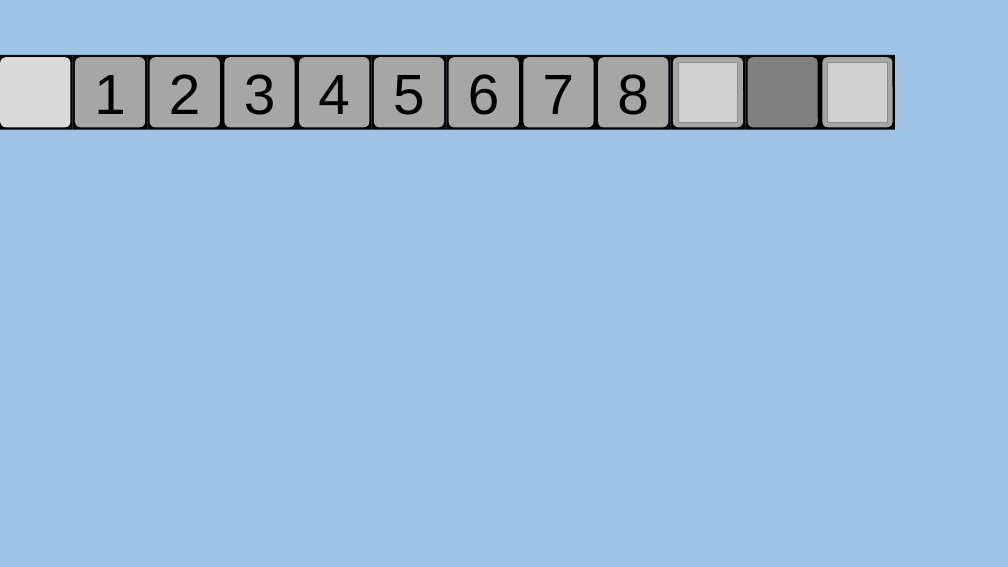
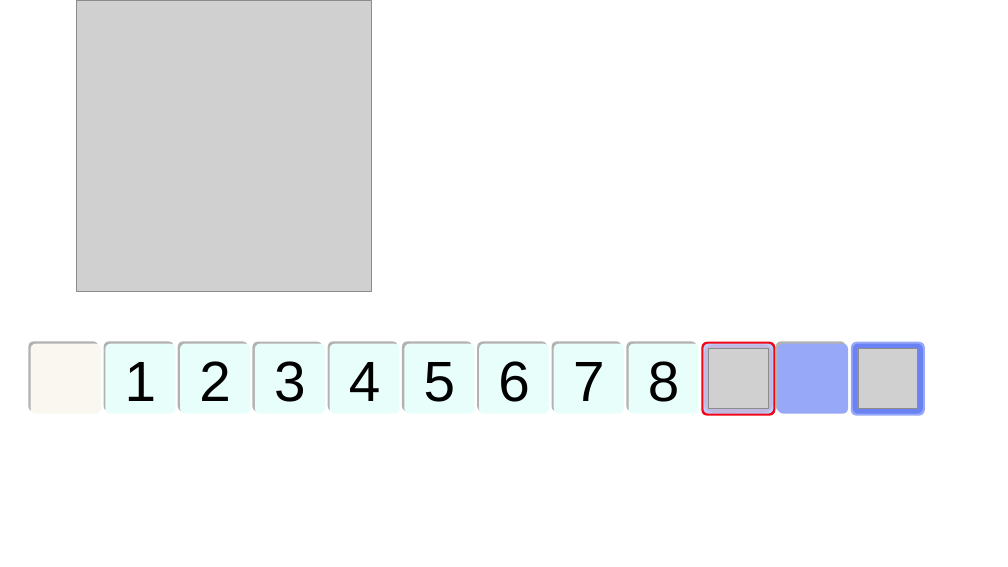
Before and after one commit to hviiet/SFML-Minesweeper, a slide deck: slide 4 of temp.pptm (slide 3 before the commit). Drawn at 1008x567 pixels with LibreOffice and Linux fonts; fonts in the diff are those of the drawing; grey boxes stand for pictures. Boxes give left, top, right and bottom in pixels: in the first picture for what was removed or moved away, otherwise in the second. Text is boxed around its words. In the diff, an @@ line names an element or a change of style, - is before the commit and + after.

```diff
--- a/temp.pptm
+++ b/temp.pptm
@@ background #9DC3E6 to #FFFFFF @@
@@ picture added at (77,0,371,291) @@
@@ rectangle removed at (0,55,73,130) @@
@@ rounded rectangle removed at (0,57,70,128) @@
@@ rectangle removed at (73,55,147,130) @@
@@ rectangle removed at (147,55,222,130) @@
@@ rectangle removed at (222,55,297,130) @@
@@ rectangle removed at (297,55,372,130) @@
@@ rectangle removed at (372,55,447,130) @@
@@ rectangle removed at (446,55,521,130) @@
@@ rectangle removed at (521,55,596,130) @@
@@ rectangle removed at (596,55,671,130) @@
@@ rectangle removed at (671,55,746,130) @@
@@ rounded rectangle removed at (673,57,743,128) @@
@@ rectangle removed at (746,55,820,130) @@
@@ rounded rectangle removed at (748,57,818,128) @@
@@ rectangle removed at (820,55,895,130) @@
@@ rounded rectangle removed at (823,57,893,128) @@
@@ 8 rounded rectangles, 2 pictures: place and size @@
-8 rounded rectangles, 2 pictures at (75,57,888,128)
+8 rounded rectangles, 2 pictures at (105,344,918,414)
@@ fill #A6A6A6 to #E8FEFB in 8 elements at (105,344,175,414), (180,344,250,414), (405,344,475,414), (255,344,325,414), (330,344,400,414), (554,344,625,414), (628,344,699,414), (479,344,550,414) @@
@@ group added at (28,341,925,416): 17 rounded rectangles @@
```
Also in this commit, not shown: 1 other slide changed, 1 slide added, 38 other files.
